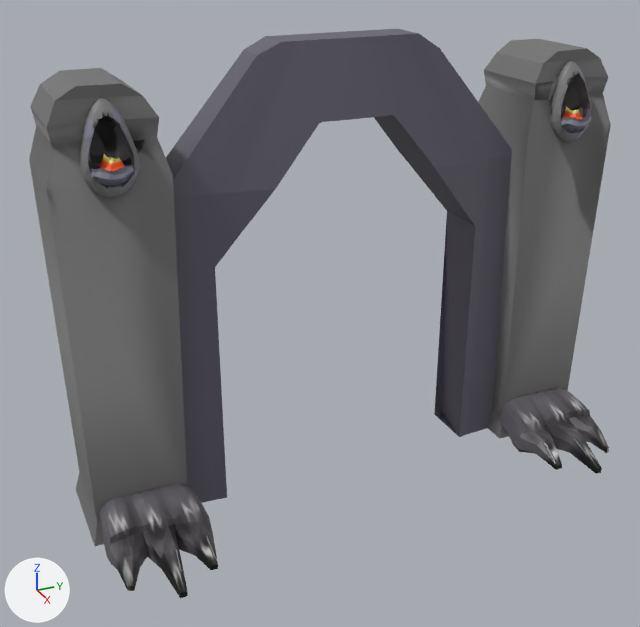
One commit to the FBX model Assets/_Project/Art/Models/exterior/door.fbx: the scene before it, then after it.
The view is the same before and after, from a camera (50 mm lens) standing at (4.39, -2.11, 3.19) and looking at (0.28, -0.26, 1.13). Lighting does not change. The marker at lower left points along +X, +Y and +Z. The older version comes first. Where no turn or scale is listed for an object, it has been applied to the vertices. Vertices at exactly the same position are counted once.
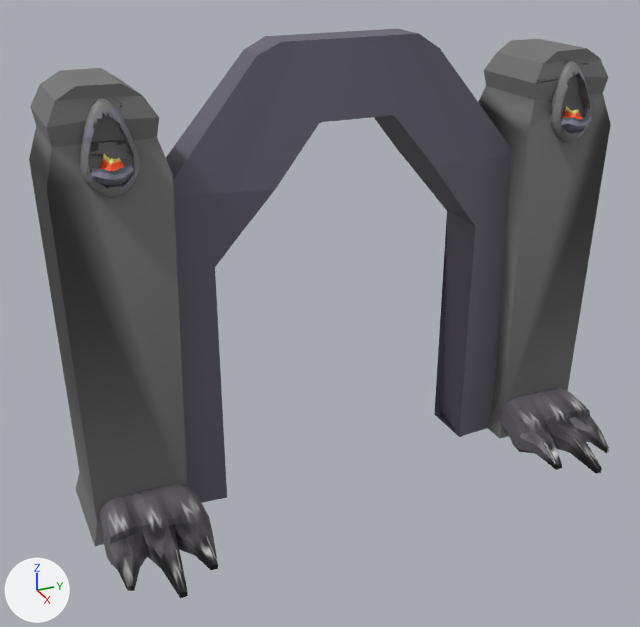
Changed parts and their boxes [x1, y1, x2, y2] in the pictures (640 x 627 px):
part 1 of me_cube_007, built on
    both: [529, 58, 608, 134]
part 2 of me_cube_007, built on
    both: [46, 96, 159, 170]
part 3 of me_cube_007, surface changed
    both: [133, 81, 557, 158]

Patch to the scene script:
```diff
--- a/Assets/_Project/Art/Models/exterior/door.fbx.py
+++ b/Assets/_Project/Art/Models/exterior/door.fbx.py
@@ me_cube_007 @@
 # used by ob_cube_002; location = (0.0, 0.0, 0.0)
-me_cube_007.from_pydata(...)  # 106 vertices, 100 faces; spans x -0.29..0.29, y -1.64..1.64, z -0.02..2.46
+me_cube_007.from_pydata(...)  # 75 vertices, 80 faces; spans x -0.29..0.29, y -1.64..1.64, z -0.02..2.46
+# me_cube_007 part 1
+# 16 vertices are removed from x 0.06..0.26, y 1.21..1.43, z 2.07..2.32
+# 24 faces are deleted
+# 14 new faces join them
+# me_cube_007 part 2
+# 15 vertices are removed from x 0.06..0.22, y -1.43..-1.26, z 2.07..2.32
+# 23 faces are deleted
+# 13 new faces join them
+# me_cube_007 part 3: 2 kept faces spanning x 0.23..0.29, y -1.22..1.25, z 2.02..2.3 get new texture (UV) coordinates
 me_cube_007.materials.append(mat_material_001)
```
